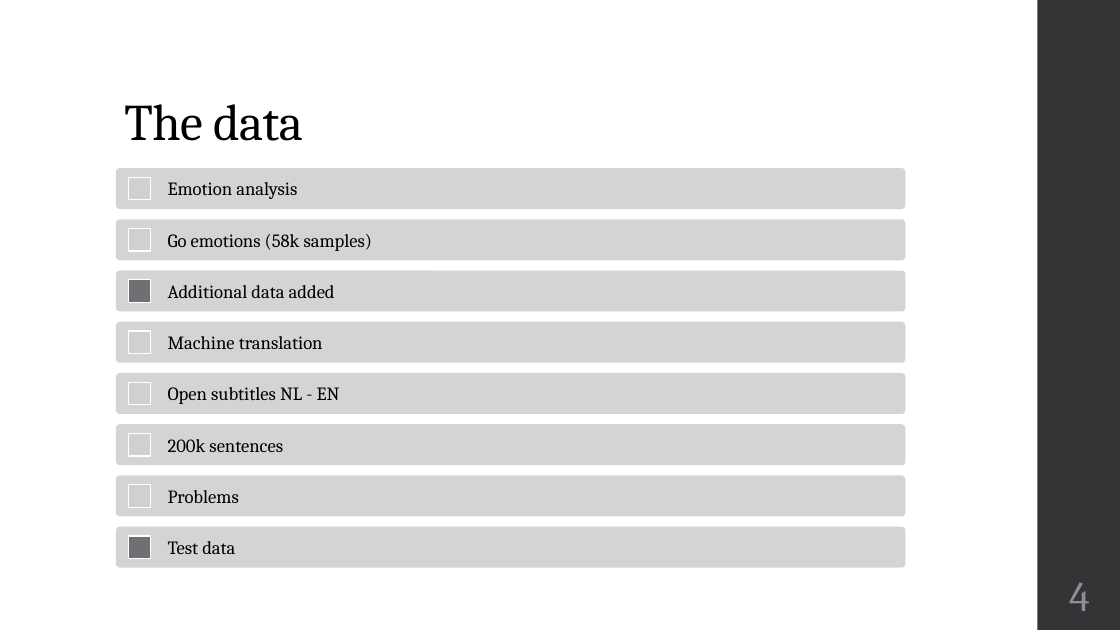
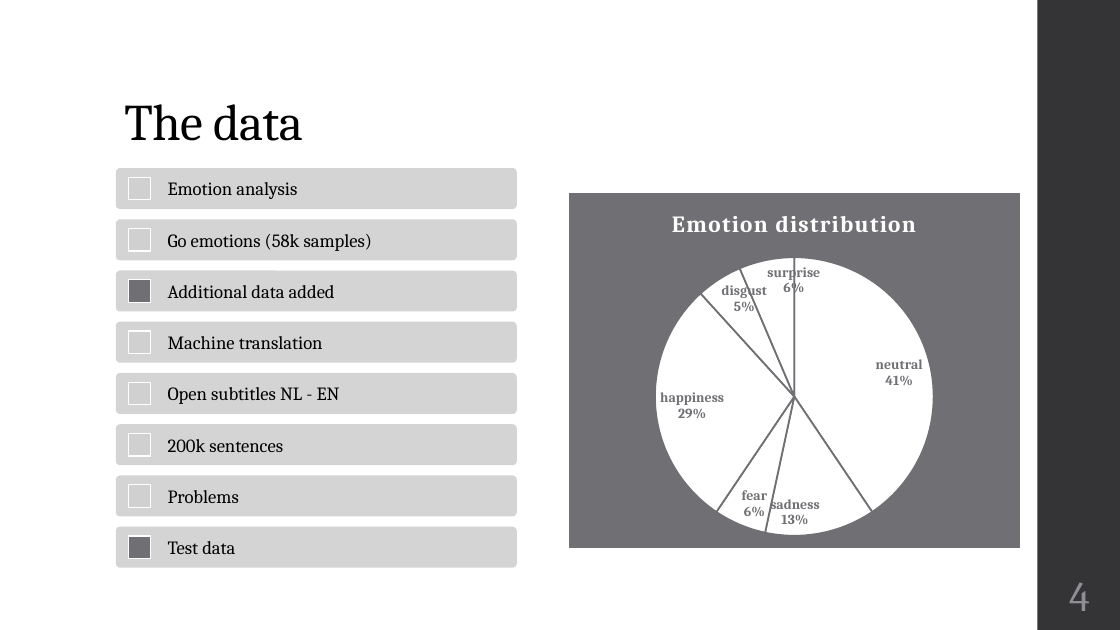
Before and after one commit to koen18138/NLP_emotion_detection, a slide deck: slide 4 of Emotion pipeline Presentation.pptx. Drawn at 1120x630 pixels with LibreOffice and Linux fonts; fonts in the diff are those of the drawing; grey boxes stand for pictures. Boxes give left, top, right and bottom in pixels: in the first picture for what was removed or moved away, otherwise in the second. Text is boxed around its words. In the diff, an @@ line names an element or a change of style, - is before the commit and + after.

```diff
--- a/Emotion pipeline Presentation.pptx
+++ b/Emotion pipeline Presentation.pptx
@@ rounded rectangle: place and size @@
-rounded rectangle at [116,168,906,209]
+rounded rectangle at [116,168,517,209]
@@ pie chart added at [569,192,1020,548] @@
+title "Emotion distribution "
+categories: neutral, sadness, fear, happiness, disgust, surprise, anger
+Series 1: 41, 13, 6, 29, 5, 6, -
@@ rounded rectangle: place and size @@
-rounded rectangle at [116,219,906,260]
+rounded rectangle at [116,219,517,260]
@@ rounded rectangle: place and size @@
-rounded rectangle at [116,271,906,312]
+rounded rectangle at [116,271,517,312]
@@ rounded rectangle: place and size @@
-rounded rectangle at [116,322,906,363]
+rounded rectangle at [116,322,517,363]
@@ rounded rectangle: place and size @@
-rounded rectangle at [116,373,906,414]
+rounded rectangle at [116,373,517,414]
@@ rounded rectangle: place and size @@
-rounded rectangle at [116,424,906,465]
+rounded rectangle at [116,424,517,465]
@@ rounded rectangle: place and size @@
-rounded rectangle at [116,476,906,517]
+rounded rectangle at [116,476,517,517]
@@ rounded rectangle: place and size @@
-rounded rectangle at [116,527,906,568]
+rounded rectangle at [116,527,517,568]
```
Also in this commit, not shown: 1 other slide changed.
